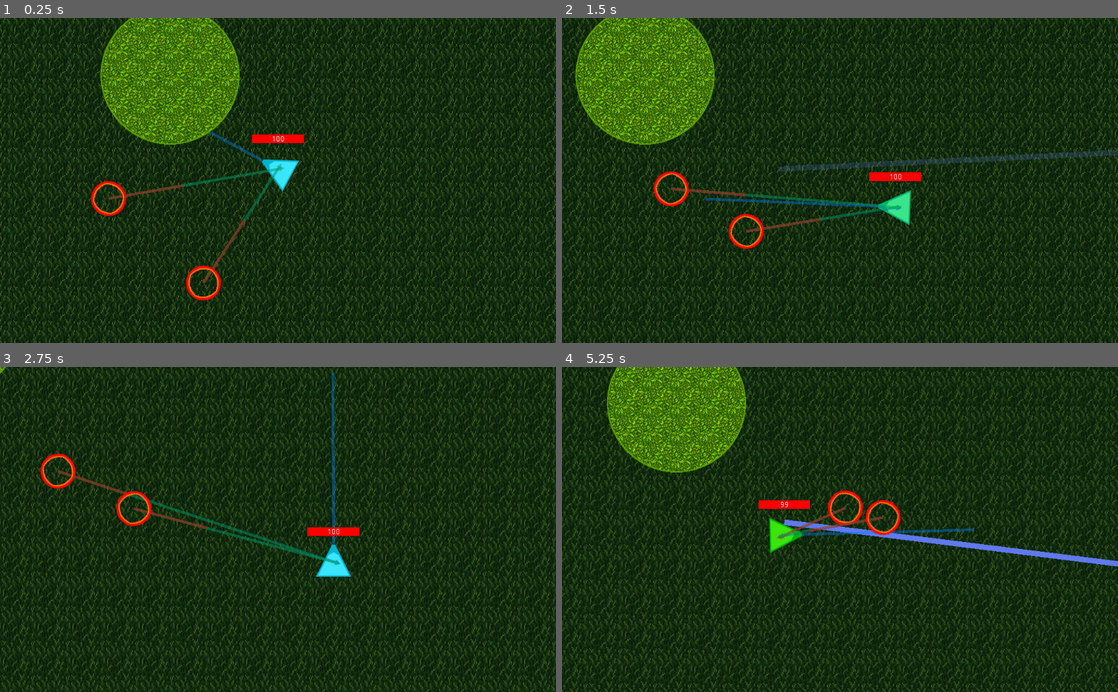
Above: before the commit, frames 1-4 (two rows, left to right).
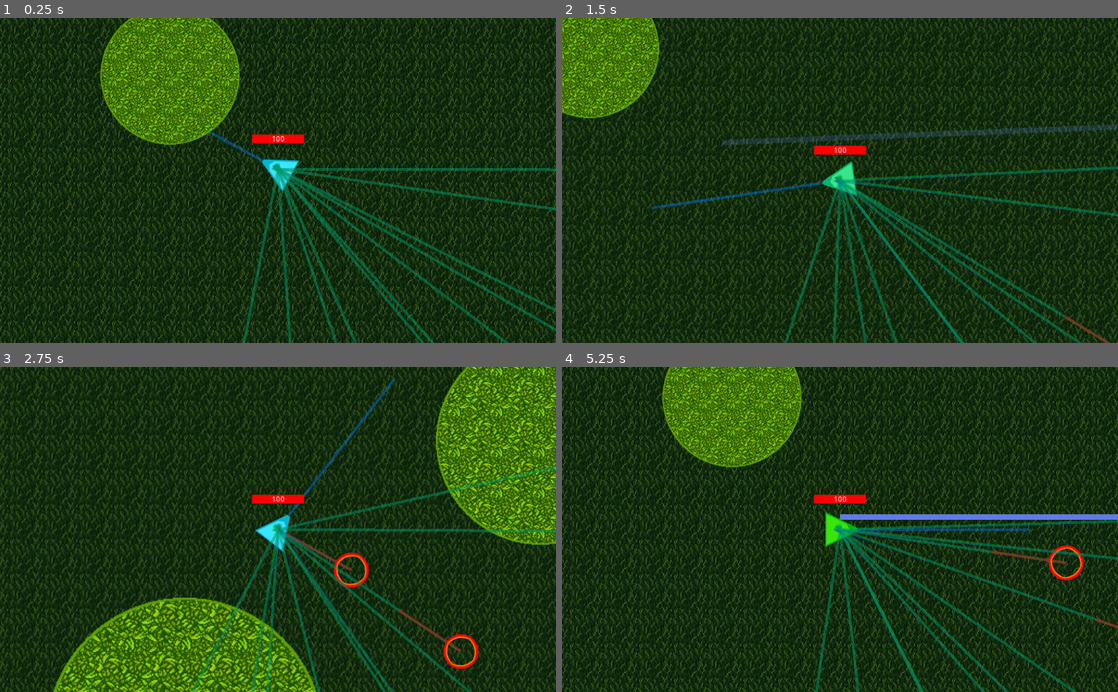
Above: after the commit, the same moments.

Repository: concernedsyndicate/AI
Game: Godot game, scene res://MainScene.tscn
The game is run twice, just before and just after one commit, with the same random seed, the same clock (stepped at 60 frames per second) and the same inputs.
Inputs (mouse positions are in pixels of both pictures, inside the frame that each line leads up to):
- Up to frame 1 (0.25 s): no input
- Up to frame 2 (1.5 s): move the mouse to (962, 164) at 0.52 s; hold Right (right) 0.53-1.28 s; click (962, 164) at 0.67 s; move the mouse to (728, 196) at 1.27 s; hold S (down) from 1.28 s (still down)
- Up to frame 3 (2.75 s): move the mouse to (333, 458) at 2.02 s; release S (down) at 2.03 s; hold Right (right) from 2.03 s (still down)
- Up to frame 4 (5.25 s): move the mouse to (812, 594) at 2.77 s; release Right (right) at 2.78 s; hold Up (up) 2.78-3.53 s; click (812, 594) at 2.92 s; move the mouse to (1006, 578) at 3.52 s; hold Left (left) 3.53-5.03 s; move the mouse to (673, 480) at 4.27 s; move the mouse to (867, 529) at 5.02 s; hold S (down) from 5.03 s (still down); click (867, 529) at 5.17 s

The runs differ from the first frame. In frame 1, 4.8% of the frame differs, in the area x 16-100%, y 44-100%; in frame 2, 35%; in frame 3, 41%, in the area x 0-100%, y 0-100%; in frame 4, 35%.

Commit message:
Map updates

Diff:
--- a/MainScene.tscn
+++ b/MainScene.tscn
@@ -3,8 +3,8 @@
 [ext_resource path="res://Sprites/Background.png" type="Texture" id=1]
 [ext_resource path="res://Scripts/MapSettings.gd" type="Script" id=2]
 [ext_resource path="res://Nodes/Player.tscn" type="PackedScene" id=3]
-[ext_resource path="res://Nodes/Monster.tscn" type="PackedScene" id=4]
-[ext_resource path="res://Nodes/Obstacle.tscn" type="PackedScene" id=5]
+[ext_resource path="res://Nodes/Obstacle.tscn" type="PackedScene" id=4]
+[ext_resource path="res://Nodes/Monster.tscn" type="PackedScene" id=5]
 
 [sub_resource type="RectangleShape2D" id=1]
 
@@ -37,6 +37,7 @@
 _sections_unfolded = [ "Offset", "Region", "Transform", "Z Index" ]
 
 [node name="MapBoundary" type="StaticBody2D" parent="."]
+editor/display_folded = true
 input_pickable = false
 collision_layer = 1
 collision_mask = 1
@@ -68,14 +69,144 @@
 speed = 350
 rotation_speed = 2.5
 
-[node name="Monster" parent="." instance=ExtResource( 4 )]
-position = Vector2( 233.992, 338.938 )
-_sections_unfolded = [ "Collision", "Transform" ]
-
-[node name="Monster2" parent="." instance=ExtResource( 4 )]
-position = Vector2( 423.012, 516.503 )
-_sections_unfolded = [ "Collision", "Transform" ]
-
-[node name="Obstacle" parent="." instance=ExtResource( 5 )]
+[node name="Obstacles" type="Node2D" parent="."]
+editor/display_folded = true
+
+[node name="Obstacle" parent="Obstacles" instance=ExtResource( 4 )]
 position = Vector2( 379.234, 105.524 )
 _sections_unfolded = [ "Collision", "Material" ]
+
+[node name="Obstacle2" parent="Obstacles" instance=ExtResource( 4 )]
+position = Vector2( 914.063, 923.497 )
+_sections_unfolded = [ "Collision", "Material" ]
+radius = 256
+
+[node name="Obstacle3" parent="Obstacles" instance=ExtResource( 4 )]
+position = Vector2( 1568.62, 377.59 )
+_sections_unfolded = [ "Collision", "Material" ]
+radius = 192
+
+[node name="Obstacle4" parent="Obstacles" instance=ExtResource( 4 )]
+position = Vector2( 328.405, 1620.46 )
+_sections_unfolded = [ "Collision", "Material" ]
+radius = 64
+
+[node name="Obstacle5" parent="Obstacles" instance=ExtResource( 4 )]
+position = Vector2( 779.043, 1862.14 )
+_sections_unfolded = [ "Collision", "Material" ]
+radius = 96
+
+[node name="Obstacle6" parent="Obstacles" instance=ExtResource( 4 )]
+position = Vector2( 1292.62, 1431.64 )
+_sections_unfolded = [ "Collision", "Material" ]
+radius = 96
+
+[node name="Obstacle7" parent="Obstacles" instance=ExtResource( 4 )]
+position = Vector2( 1672.77, 2242.29 )
+_sections_unfolded = [ "Collision", "Material" ]
+radius = 256
+
+[node name="Obstacle17" parent="Obstacles" instance=ExtResource( 4 )]
+position = Vector2( 1002.65, 2446.83 )
+_sections_unfolded = [ "Collision", "Material" ]
+
+[node name="Obstacle18" parent="Obstacles" instance=ExtResource( 4 )]
+position = Vector2( 439.671, 2661.11 )
+_sections_unfolded = [ "Collision", "Material" ]
+radius = 192
+
+[node name="Obstacle19" parent="Obstacles" instance=ExtResource( 4 )]
+position = Vector2( 2247.43, 582.575 )
+_sections_unfolded = [ "Collision", "Material" ]
+radius = 192
+
+[node name="Obstacle8" parent="Obstacles" instance=ExtResource( 4 )]
+position = Vector2( 2324.81, 1341.01 )
+_sections_unfolded = [ "Collision", "Material" ]
+radius = 384
+
+[node name="Obstacle9" parent="Obstacles" instance=ExtResource( 4 )]
+position = Vector2( 2480.89, 2244.8 )
+_sections_unfolded = [ "Collision", "Material" ]
+radius = 64
+
+[node name="Obstacle10" parent="Obstacles" instance=ExtResource( 4 )]
+position = Vector2( 2312.22, 2700.48 )
+_sections_unfolded = [ "Collision", "Material" ]
+radius = 32
+
+[node name="Obstacle11" parent="Obstacles" instance=ExtResource( 4 )]
+position = Vector2( 1823.82, 2798.66 )
+_sections_unfolded = [ "Collision", "Material" ]
+radius = 16
+
+[node name="Obstacle12" parent="Obstacles" instance=ExtResource( 4 )]
+position = Vector2( 1441.15, 2763.42 )
+_sections_unfolded = [ "Collision", "Material" ]
+radius = 16
+
+[node name="Obstacle13" parent="Obstacles" instance=ExtResource( 4 )]
+position = Vector2( 1582.7, 2681.9 )
+_sections_unfolded = [ "Collision", "Material" ]
+radius = 16
+
+[node name="Obstacle14" parent="Obstacles" instance=ExtResource( 4 )]
+position = Vector2( 1580.76, 2886.44 )
+_sections_unfolded = [ "Collision", "Material" ]
+radius = 16
+
+[node name="Obstacle15" parent="Obstacles" instance=ExtResource( 4 )]
+position = Vector2( 1849.58, 2615.66 )
+_sections_unfolded = [ "Collision", "Material" ]
+radius = 16
+
+[node name="Obstacle16" parent="Obstacles" instance=ExtResource( 4 )]
+position = Vector2( 2102.83, 2820.21 )
+_sections_unfolded = [ "Collision", "Material" ]
+radius = 16
+
+[node name="Monsters" type="Node2D" parent="."]
+
+[node name="Monster" parent="Monsters" instance=ExtResource( 5 )]
+position = Vector2( 1541.11, 769.45 )
+_sections_unfolded = [ "Collision", "Transform" ]
+
+[node name="Monster2" parent="Monsters" instance=ExtResource( 5 )]
+position = Vector2( 1730.13, 947.015 )
+_sections_unfolded = [ "Collision", "Transform" ]
+
+[node name="Monster3" parent="Monsters" instance=ExtResource( 5 )]
+position = Vector2( 1090.32, 1815.55 )
+_sections_unfolded = [ "Collision", "Transform" ]
+
+[node name="Monster4" parent="Monsters" instance=ExtResource( 5 )]
+position = Vector2( 2753.21, 2894.26 )
+_sections_unfolded = [ "Collision", "Transform" ]
+
+[node name="Monster5" parent="Monsters" instance=ExtResource( 5 )]
+position = Vector2( 762.69, 2884.99 )
+_sections_unfolded = [ "Collision", "Transform" ]
+
+[node name="Monster6" parent="Monsters" instance=ExtResource( 5 )]
+position = Vector2( 153.789, 2452.27 )
+_sections_unfolded = [ "Collision", "Transform" ]
+
+[node name="Monster7" parent="Monsters" instance=ExtResource( 5 )]
+position = Vector2( 2688.3, 1886.64 )
+_sections_unfolded = [ "Collision", "Transform" ]
+
+[node name="Monster8" parent="Monsters" instance=ExtResource( 5 )]
+position = Vector2( 2675.94, 582.293 )
+_sections_unfolded = [ "Collision", "Transform" ]
+
+[node name="Monster9" parent="Monsters" instance=ExtResource( 5 )]
+position = Vector2( 2476.27, 282.788 )
+_sections_unfolded = [ "Collision", "Transform" ]
+
+[node name="Monster10" parent="Monsters" instance=ExtResource( 5 )]
+position = Vector2( 2012.33, 1891.9 )
+_sections_unfolded = [ "Collision", "Transform" ]
+
+[node name="Monster11" parent="Monsters" instance=ExtResource( 5 )]
+position = Vector2( 1683.46, 2758.11 )
+_sections_unfolded = [ "Collision", "Transform" ]
--- a/Nodes/Obstacle.tscn
+++ b/Nodes/Obstacle.tscn
@@ -5,6 +5,7 @@
 
 [sub_resource type="CircleShape2D" id=1]
 
+resource_local_to_scene = true
 custom_solver_bias = 0.0
 radius = 10.0
 
@@ -22,8 +23,10 @@
 radius = 128
 
 [node name="Sprite" type="Sprite" parent="."]
+show_behind_parent = true
 texture = ExtResource( 2 )
 _sections_unfolded = [ "Visibility" ]
 
 [node name="CollisionShape2D" type="CollisionShape2D" parent="."]
 shape = SubResource( 1 )
+_sections_unfolded = [ "shape" ]
--- a/Nodes/Player.tscn
+++ b/Nodes/Player.tscn
@@ -59,8 +59,8 @@
 limit_right = 10000000
 limit_bottom = 10000000
 limit_smoothed = false
-drag_margin_h_enabled = true
-drag_margin_v_enabled = true
+drag_margin_h_enabled = false
+drag_margin_v_enabled = false
 smoothing_enabled = false
 smoothing_speed = 5.0
 offset_v = 0.0
--- a/Scripts/Monster.gd
+++ b/Scripts/Monster.gd
@@ -1,6 +1,6 @@
 extends Area2D
 
-onready var target = $"../Player"
+onready var target = get_tree().get_nodes_in_group("player")[0]
 
 var max_speed
 var velocity = Vector2(0,0) # current velocity, works as 'self heading' for now too
--- a/Scripts/Obstacle.gd
+++ b/Scripts/Obstacle.gd
@@ -1,3 +1,4 @@
+tool
 extends Node2D
 
 export var radius = 128
@@ -7,7 +8,7 @@
 		$Sprite.scale = Vector2(radius / 128.0, radius / 128.0)
 		$CollisionShape2D.shape.radius = radius
 
-func _process(delta):
-	if Engine.editor_hint:
-		$Sprite.modulate.a = 0.1
-		update()
+func _process(delta): if Engine.editor_hint: update()
+
+func _draw():
+	if Engine.editor_hint: draw_circle(Vector2(), radius, Color(0, 1, 0, 0.2))
